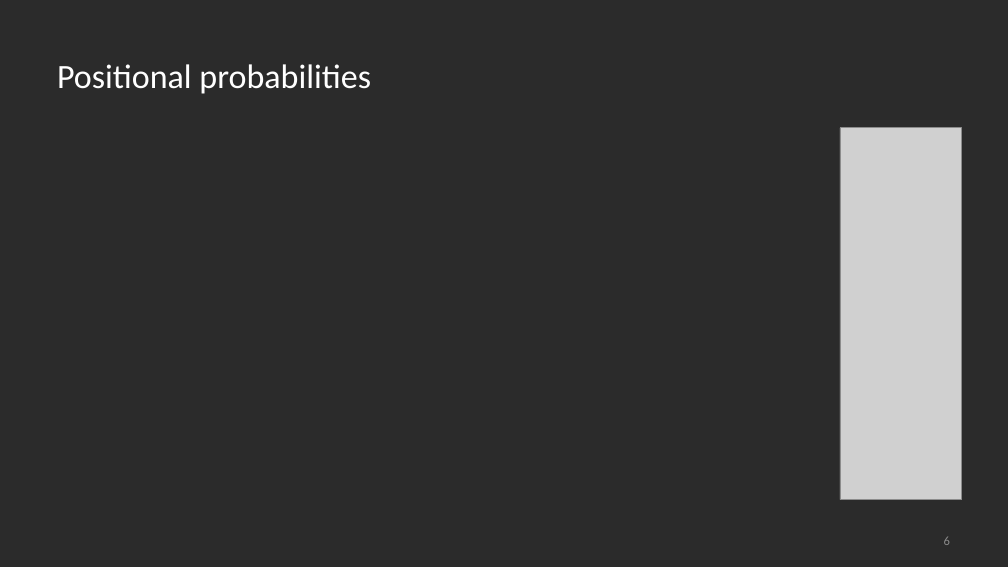
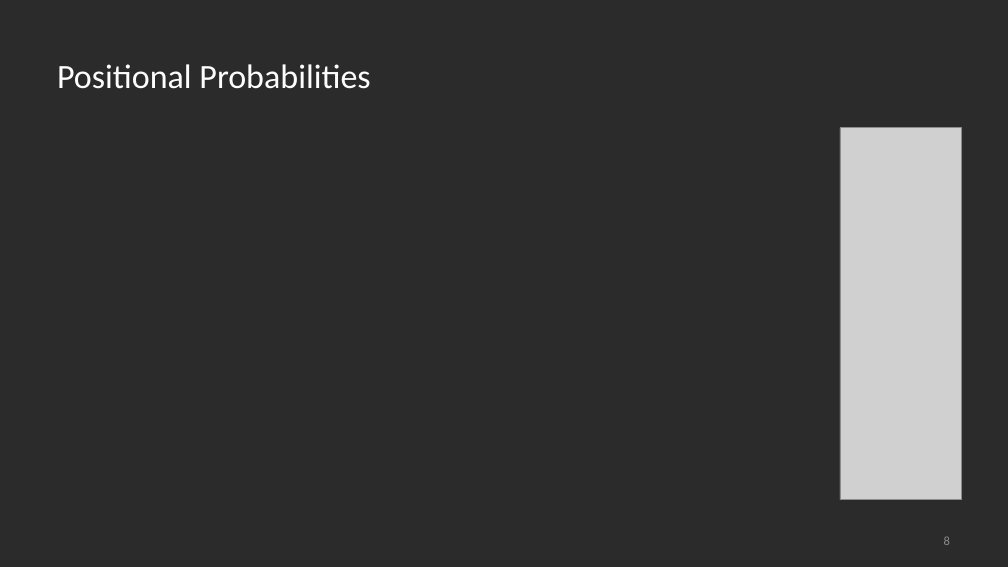
Before and after one commit to alekseyzimin/BME-Algorithms-for-Analysis-of-Genomic-Data, a slide deck: slide 8 of Lectures/Week 11 -- Positional Weights Markov Chain WAM HMM Viterbi.pptx (slide 6 before the commit). Drawn at 1008x567 pixels with LibreOffice and Linux fonts; fonts in the diff are those of the drawing; grey boxes stand for pictures; background and template pictures are left out; a plain dark background stands for a picture behind light text. Boxes give left, top, right and bottom in pixels: in the first picture for what was removed or moved away, otherwise in the second. Text is boxed around its words. In the diff, an @@ line names an element or a change of style, - is before the commit and + after.

```diff
--- a/Lectures/Week 11 -- Positional Weights Markov Chain WAM HMM Viterbi.pptx
+++ b/Lectures/Week 11 -- Positional Weights Markov Chain WAM HMM Viterbi.pptx
@@ title at bbox=[57, 64, 370, 89]: text changed @@
-Positional probabilities
+Positional Probabilities
```
Also in this commit, not shown: 31 other slides changed, 2 slides added, 1 other file.
